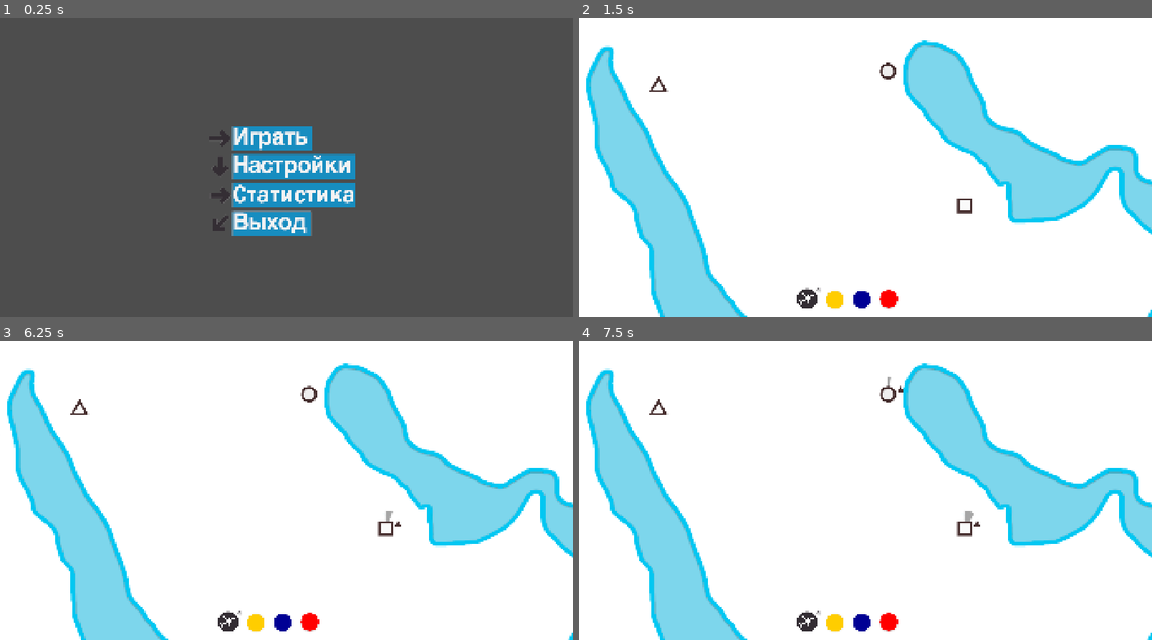
Above: before the commit, frames 1-4 (two rows, left to right).
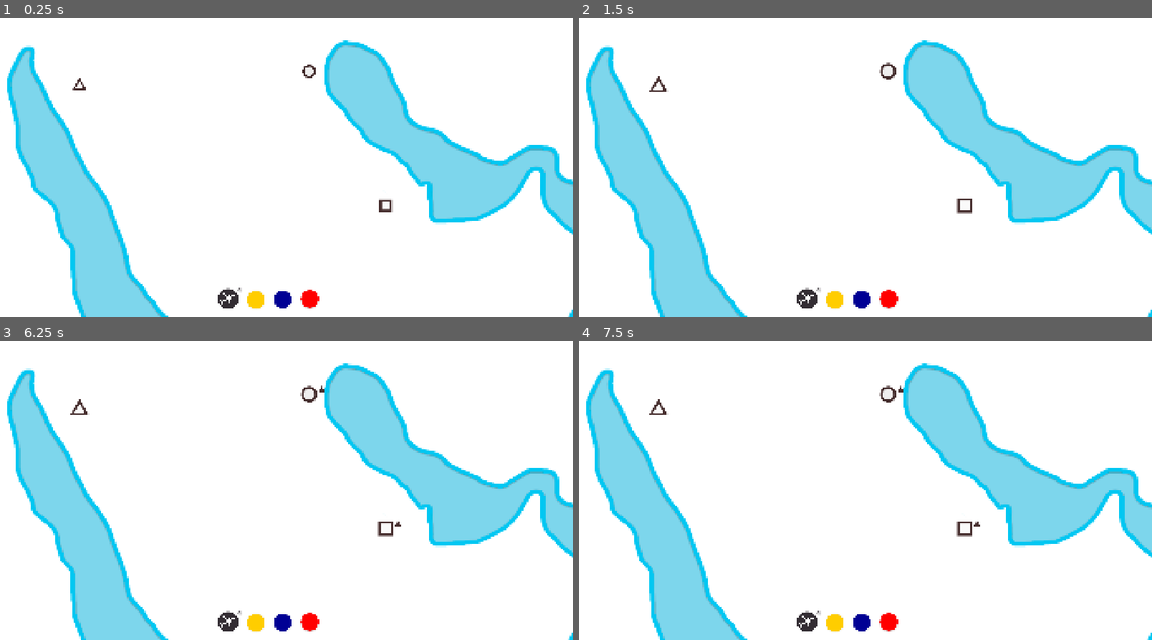
Above: after the commit, the same moments.

Repository: top-it-090304/Holding-Pattern
Game: Godot game, scene res://scene/Main.tscn
The game is run twice, just before and just after one commit, with the same random seed, the same clock (stepped at 60 frames per second) and the same inputs. Before the commit the project starts from res://scene/StartMenu.tscn.
Inputs (mouse positions are in pixels of both pictures, inside the frame that each line leads up to):
- Up to frame 1 (0.25 s): no input
- Up to frame 2 (1.5 s): click (842, 137) at 0.52 s; click (836, 299) at 1.25 s
- Up to frame 3 (6.25 s): click (286, 622) at 2 s; click (309, 622) at 2.75 s; click (257, 622) at 3.5 s; click (286, 622) at 4.25 s; click (309, 622) at 5 s; click (257, 622) at 5.75 s
- Up to frame 4 (7.5 s): click (865, 622) at 6.5 s; click (888, 622) at 7.25 s

The runs differ from the first frame. In frame 1, 99% of the frame differs, in the area x 0-100%, y 0-100%; in frame 2, less than 0.1%; in frame 3, less than 0.1%; in frame 4, less than 0.1%.

Commit message:
fix: game over scene

Diff:
--- a/project.godot
+++ b/project.godot
@@ -11,7 +11,7 @@
 [application]
 
 config/name="Air Rout"
-run/main_scene="uid://dggwktu3dwg6x"
+run/main_scene="uid://w3majmenhb7r"
 config/features=PackedStringArray("4.6", "Forward Plus")
 run/max_fps=60
 config/icon="res://objects/icon.svg"
--- a/scripts/GameData.gd
+++ b/scripts/GameData.gd
@@ -1,7 +1,7 @@
 extends Node
 
 var start_planes: int = 4
-var max_passengers: int = 1
+var max_passengers: int = 7
 
 enum ShapeType { CIRCLE, SQUARE, TRIANGLE }
 
--- a/scripts/Main.gd
+++ b/scripts/Main.gd
@@ -301,11 +301,12 @@
 
 	var crash_zoom = Vector2(3.5, 3.5)
 	tween.tween_property(camera, "zoom", crash_zoom, 2.5)
-	tween.tween_property(camera, "rotation", 0.45, 2.5)
-
-	var appearance = tween.wait_time()
-	appearance.tween_callback(func():score_final_label.text = str(passengers_delivery))
-	appearance.tween_property(main_pack, "modulate:a", 1.0, 1.0)
+	tween.tween_property(camera, "rotation", 0.45, 1.5)
+
+	tween.tween_interval(2.0)
+
+	tween.tween_callback(func():score_final_label.text = str(passengers_delivery))
+	tween.tween_property(main_pack, "modulate:a", 1.0, 1.2)
 
 func _setup_vignette(_airport):
 	vinetka.expand_mode = TextureRect.EXPAND_KEEP_SIZE
@@ -326,7 +327,7 @@
 
 func _on_restart_pressed():
 	get_tree().paused = false
-	get_tree().reload_current_scene()
+	get_tree().change_scene_to_file("res://scene/Main.tscn")
 
 func _on_menu_pressed():
 	get_tree().paused = false
Not shown, added: scene/Main.tscn3904522512.tmp
